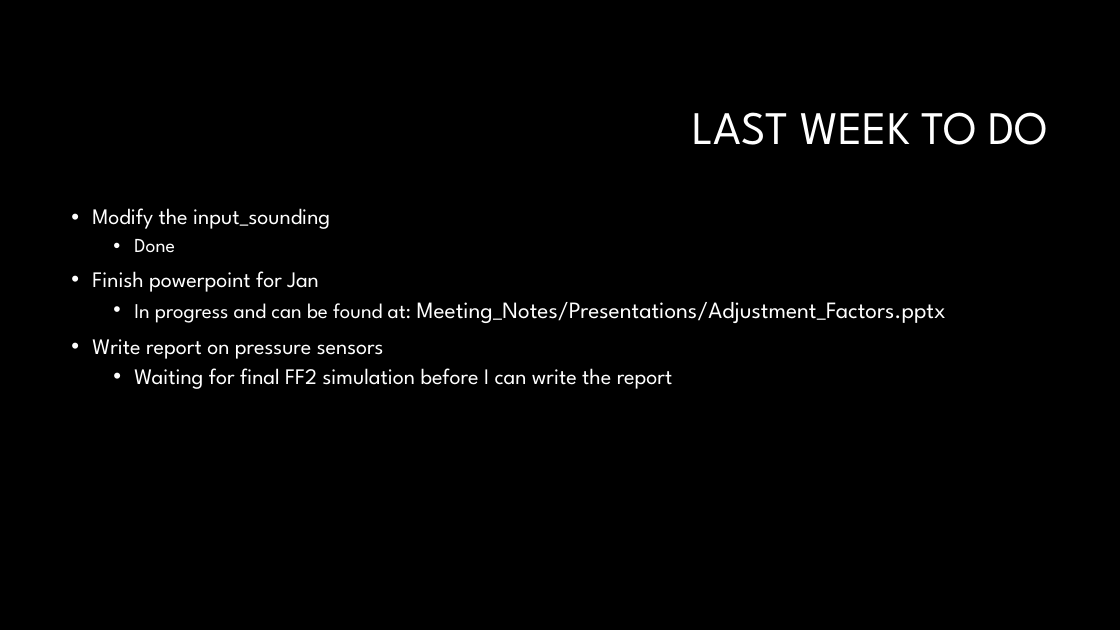
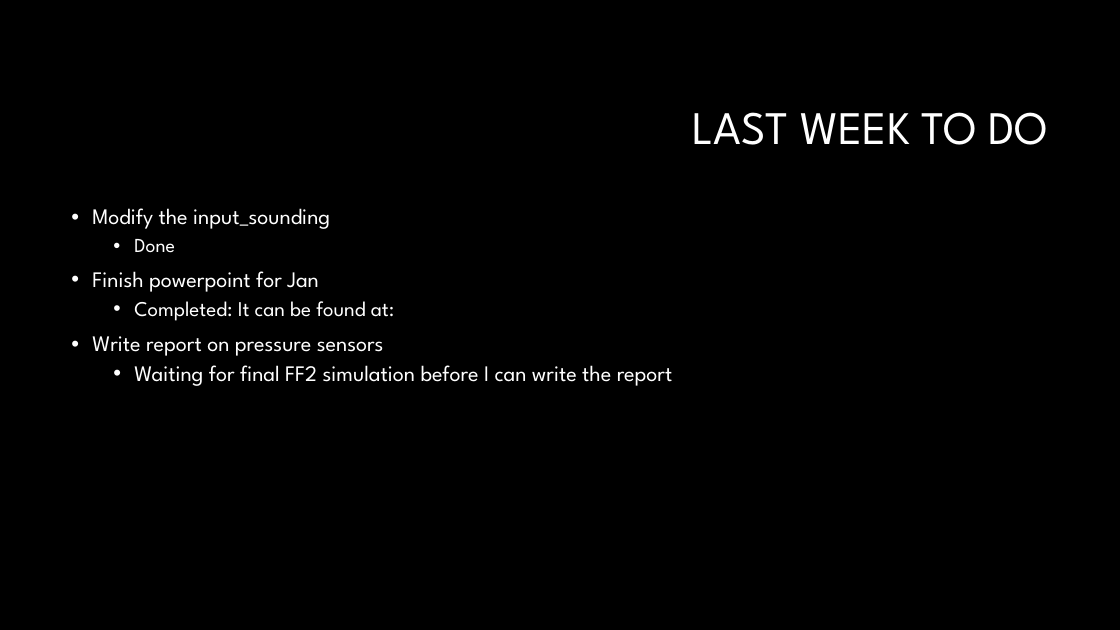
Before and after one commit to Jeremy-Benik/Meeting_Notes, a slide deck: slide 2 of 09022022_Presentation.pptx. Drawn at 1120x630 pixels with LibreOffice and Linux fonts; fonts in the diff are those of the drawing; background and template pictures are left out. Boxes give left, top, right and bottom in pixels: in the first picture for what was removed or moved away, otherwise in the second. Text is boxed around its words. In the diff, an @@ line names an element or a change of style, - is before the commit and + after.

```diff
--- a/09022022_Presentation.pptx
+++ b/09022022_Presentation.pptx
@@ text at (134,301,394,321): text changed; size 20 to 18 pt @@
-  • In progress and can be found at: Meeting_Notes/Presentations/Adjustment_Factors.pptx
+  • Completed: It can be found at:
```
Also in this commit, not shown: 1 other file.
